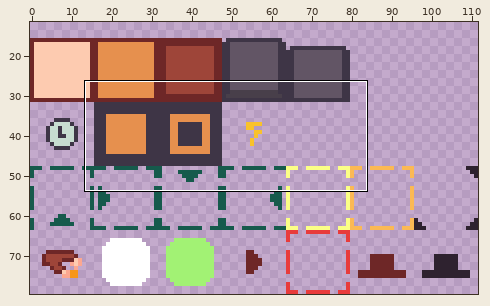
Pixel-art file: Project Games/project BitCraft/Aseprite/Interactable_Icons.aseprite. Above, an overview of the earlier version with the close-up marked.
Close-up. Before the edit:
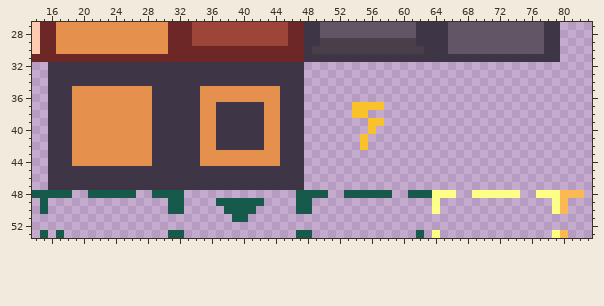
112x80 pixels, 1 frame. Shown: x 14..83, y 27..53. The wide view leaves out empty margins.
The result:
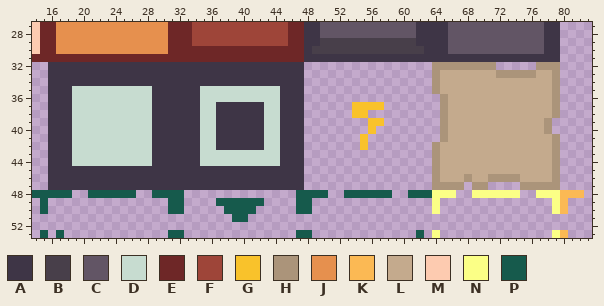
Palette (. is transparent): A #3e3546  B #483f4a  C #625565  D #c7dcd0  E #6e2727  F #9e4539  G #f9c22b  H #ab947a  J #e6904e  K #fbb954  L #c4aa8d  M #fdcbb0  N #fbff86  P #165a4c
Changes in this commit:
@@ x 14..83 @@
 31 EEEEEEEEEEEEEEEEEEEEEEEEEEEEEEEEEEAAAAAAAAAAAAAAAAAAAAAAAAAAAAAAAA....
-32 ..AAAAAAAAAAAAAAAAAAAAAAAAAAAAAAAA....................................
-33 ..AAAAAAAAAAAAAAAAAAAAAAAAAAAAAAAA....................................
-34 ..AAAAAAAAAAAAAAAAAAAAAAAAAAAAAAAA....................................
-35 ..AAAJJJJJJJJJJAAAAAAJJJJJJJJJJAAA....................................
-36 ..AAAJJJJJJJJJJAAAAAAJJJJJJJJJJAAA....................................
-37 ..AAAJJJJJJJJJJAAAAAAJJAAAAAAJJAAA......GGGG..........................
-38 ..AAAJJJJJJJJJJAAAAAAJJAAAAAAJJAAA......GG............................
-39 ..AAAJJJJJJJJJJAAAAAAJJAAAAAAJJAAA........GG..........................
-40 ..AAAJJJJJJJJJJAAAAAAJJAAAAAAJJAAA........G...........................
-41 ..AAAJJJJJJJJJJAAAAAAJJAAAAAAJJAAA.......G............................
-42 ..AAAJJJJJJJJJJAAAAAAJJAAAAAAJJAAA.......G............................
-43 ..AAAJJJJJJJJJJAAAAAAJJJJJJJJJJAAA....................................
-44 ..AAAJJJJJJJJJJAAAAAAJJJJJJJJJJAAA....................................
-45 ..AAAAAAAAAAAAAAAAAAAAAAAAAAAAAAAA....................................
-46 ..AAAAAAAAAAAAAAAAAAAAAAAAAAAAAAAA....................................
-47 ..AAAAAAAAAAAAAAAAAAAAAAAAAAAAAAAA....................................
+32 ..AAAAAAAAAAAAAAAAAAAAAAAAAAAAAAAA................HHHHHHHH.....HHH....
+33 ..AAAAAAAAAAAAAAAAAAAAAAAAAAAAAAAA................HLLLLLLLHHHHHLLH....
+34 ..AAAAAAAAAAAAAAAAAAAAAAAAAAAAAAAA................HLLLLLLLLLLLLLLH....
+35 ..AAADDDDDDDDDDAAAAAADDDDDDDDDDAAA................HLLLLLLLLLLLLLLH....
+36 ..AAADDDDDDDDDDAAAAAADDDDDDDDDDAAA.................HLLLLLLLLLLLLLH....
+37 ..AAADDDDDDDDDDAAAAAADDAAAAAADDAAA......GGGG.......HLLLLLLLLLLLLLH....
+38 ..AAADDDDDDDDDDAAAAAADDAAAAAADDAAA......GG.........HLLLLLLLLLLLLLH....
+39 ..AAADDDDDDDDDDAAAAAADDAAAAAADDAAA........GG.......HLLLLLLLLLLLLH.....
+40 ..AAADDDDDDDDDDAAAAAADDAAAAAADDAAA........G........HLLLLLLLLLLLLH.....
+41 ..AAADDDDDDDDDDAAAAAADDAAAAAADDAAA.......G.........HLLLLLLLLLLLLLH....
+42 ..AAADDDDDDDDDDAAAAAADDAAAAAADDAAA.......G........HLLLLLLLLLLLLLLH....
+43 ..AAADDDDDDDDDDAAAAAADDDDDDDDDDAAA................HLLLLLLLLLLLLLLH....
+44 ..AAADDDDDDDDDDAAAAAADDDDDDDDDDAAA................HLLLLLLLLLLLLLLH....
+45 ..AAAAAAAAAAAAAAAAAAAAAAAAAAAAAAAA................HLLLLLLLLLLLLLLH....
+46 ..AAAAAAAAAAAAAAAAAAAAAAAAAAAAAAAA................HLLLHLLHHHHLLLLH....
+47 ..AAAAAAAAAAAAAAAAAAAAAAAAAAAAAAAA................HHHH.HH....HHHHH....
 48 PPPPP..PPPPPP..PPPP..............PPPP..PPPPPP..PPPNNN..NNNNNN..NNNKKK.
Where, in picture pixels (left, top, right, bottom), the same in both close-ups:
added: (432, 62, 560, 190)
changed: (72, 86, 152, 166)
changed: (200, 86, 280, 166)
